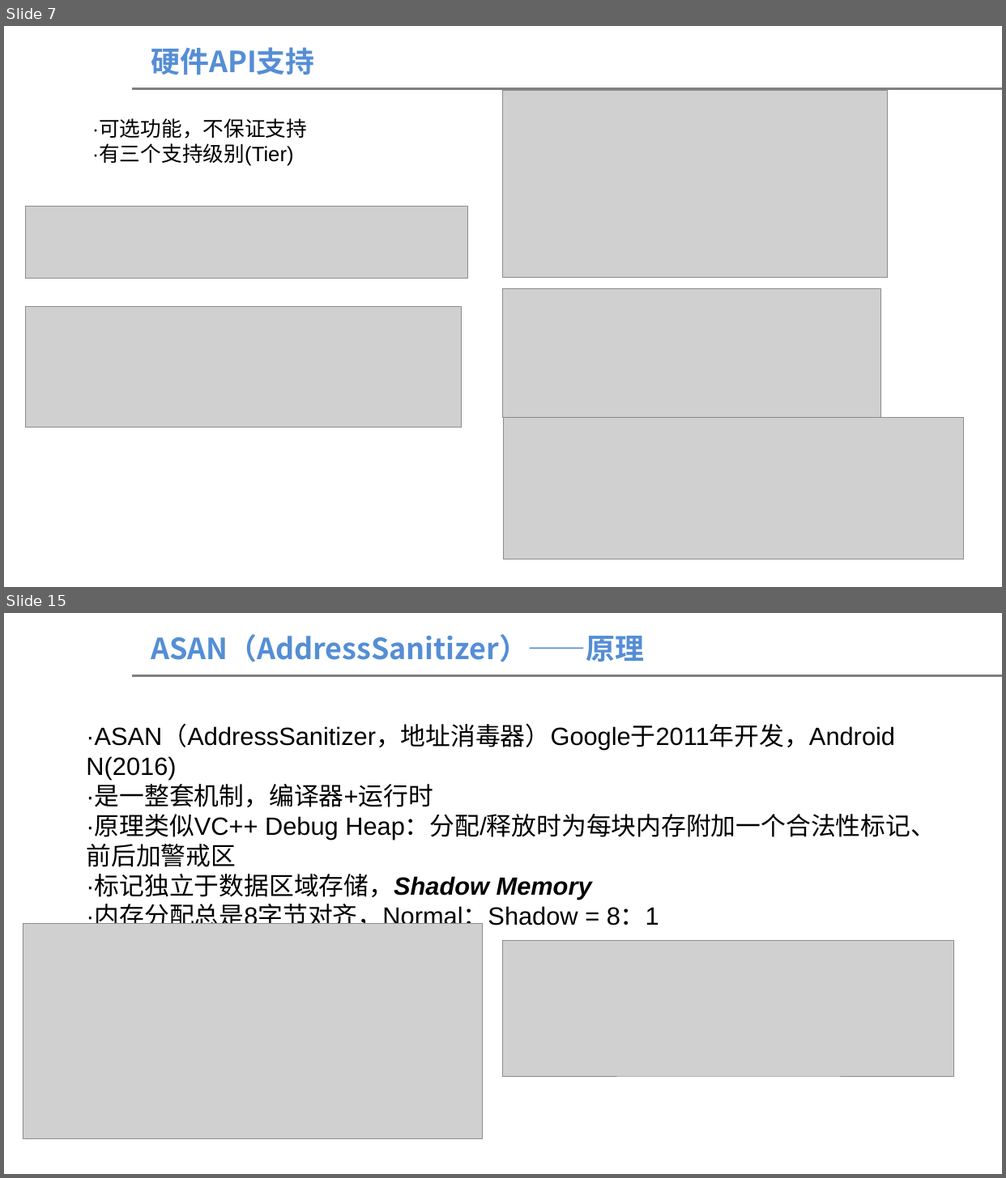
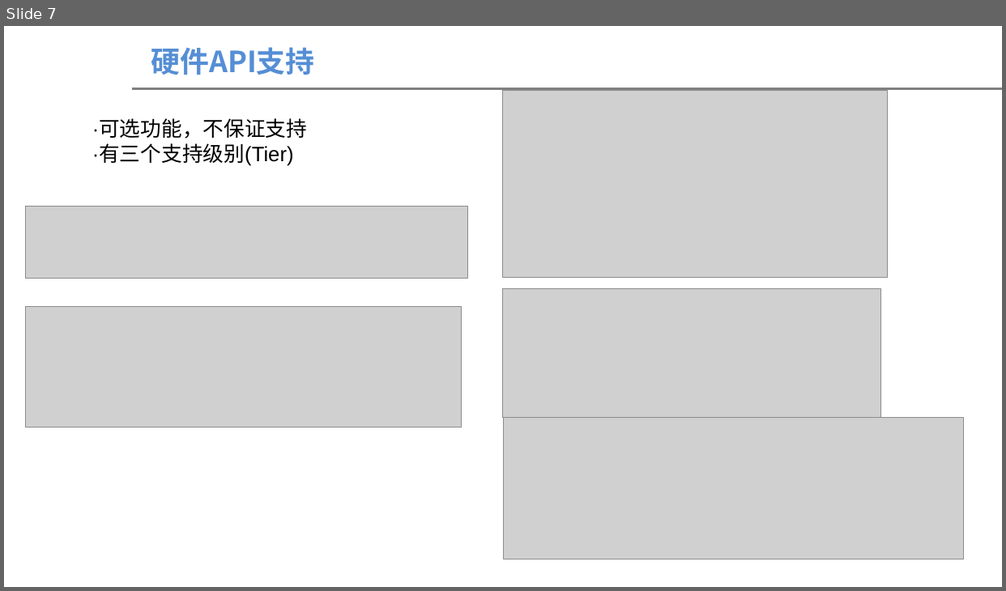
Before and after one commit to theyellowstar/202502Share, a slide deck: 保守光栅化介绍.pptx. Shown one above the other, each under a label of ours: slides 7 and 15 before the commit, slide 7 after it; the slides between them are not shown. The pictures are 1006x1178 and 1006x591 pixels, drawn with LibreOffice and Linux fonts; fonts in the diff are those of the drawing; grey boxes stand for pictures; background and template pictures are left out. Boxes give left, top, right and bottom in pixels: in the first picture for what was removed or moved away, otherwise in the second. Text is boxed around its words. In the diff, an @@ line names an element or a change of style, - is before the commit and + after.

```diff
--- a/保守光栅化介绍.pptx
+++ b/保守光栅化介绍.pptx
@@ slide 15 removed at (x1=4, y1=613, x2=1002, y2=1174), background #FFFFFF; not listed: 1 template element that a slide beside it also shows @@
@@ text removed at (x1=151, y1=634, x2=644, y2=662) @@
-ASAN（AddressSanitizer）——原理
@@ text removed at (x1=86, y1=726, x2=936, y2=929) @@
-·ASAN（AddressSanitizer，地址消毒器）Google于2011年开发，Android N(2016)
-·是一整套机制，编译器+运行时
-·原理类似VC++ Debug Heap：分配/释放时为每块内存附加一个合法性标记、前后加警戒区
-·标记独立于数据区域存储，Shadow Memory
-·内存分配总是8字节对齐，Normal：Shadow = 8：1
@@ picture removed at (x1=23, y1=923, x2=482, y2=1139) @@
@@ picture removed at (x1=503, y1=941, x2=954, y2=1076) @@
```
Also in this commit, not shown: 4 slides changed, 7 slides added, 19 other slides removed, 1 other file.
